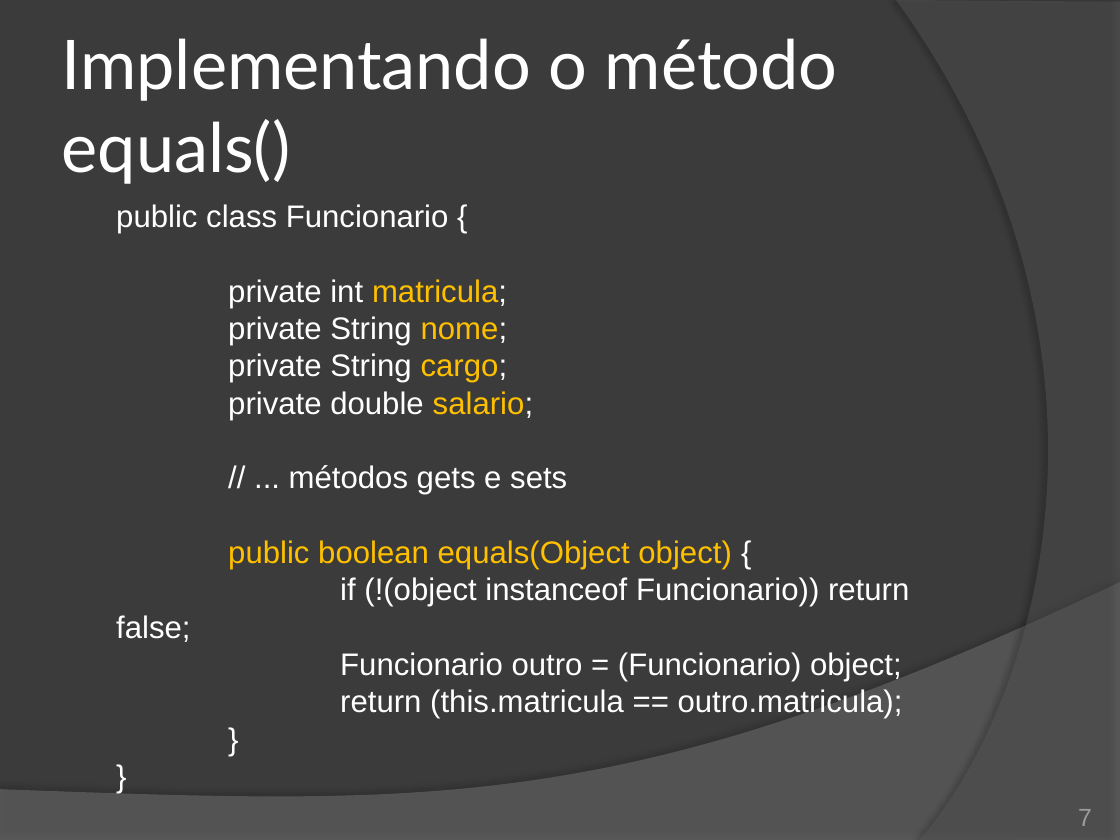
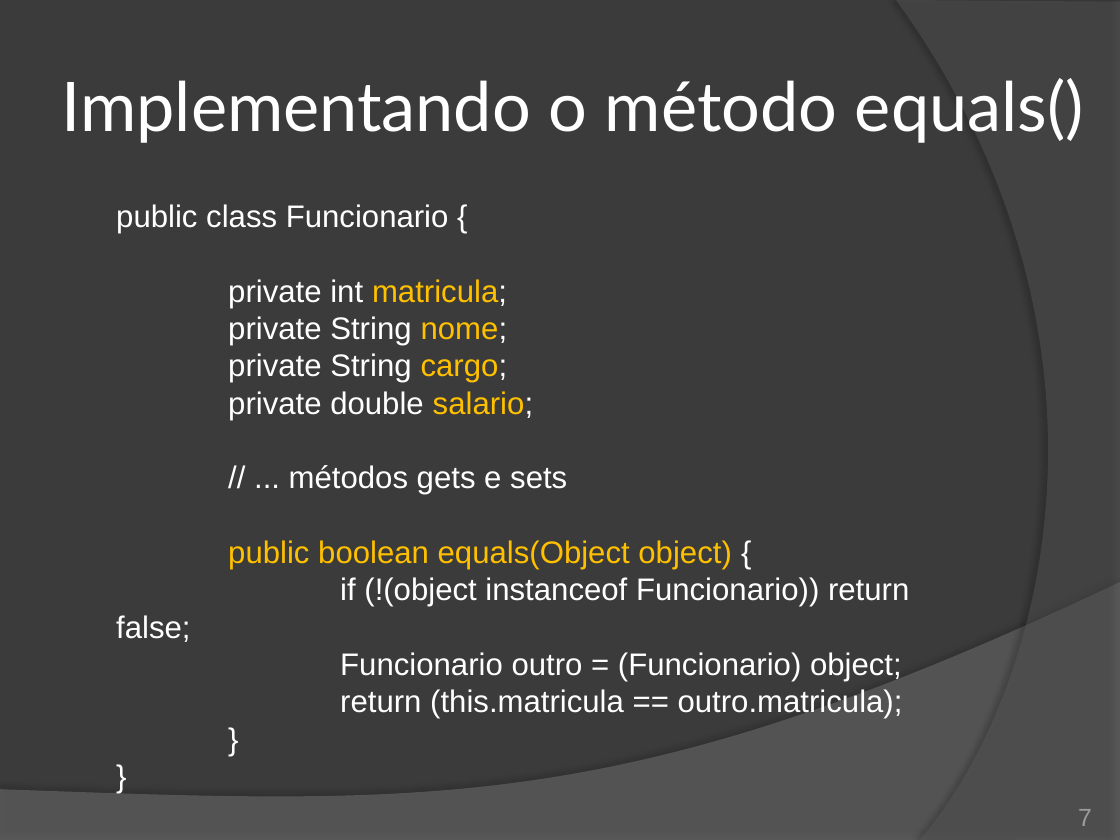
Before and after one commit to duchesqui/slzvieira-training, a slide deck: slide 7 of trunk/2-Java-Programmer-Modulo-II/09.Capitulo03.pptx. Drawn at 1120x840 pixels with LibreOffice and Linux fonts; fonts in the diff are those of the drawing. Boxes give left, top, right and bottom in pixels: in the first picture for what was removed or moved away, otherwise in the second. Text is boxed around its words. In the diff, an @@ line names an element or a change of style, - is before the commit and + after.

```diff
--- a/trunk/2-Java-Programmer-Modulo-II/09.Capitulo03.pptx
+++ b/trunk/2-Java-Programmer-Modulo-II/09.Capitulo03.pptx
@@ title "Implementando o método equals()" rewrapped from (x1=62, y1=38, x2=837, y2=184) to (x1=62, y1=78, x2=1084, y2=143) @@
```
Also in this commit, not shown: 4 other slides changed, 7 other files.
